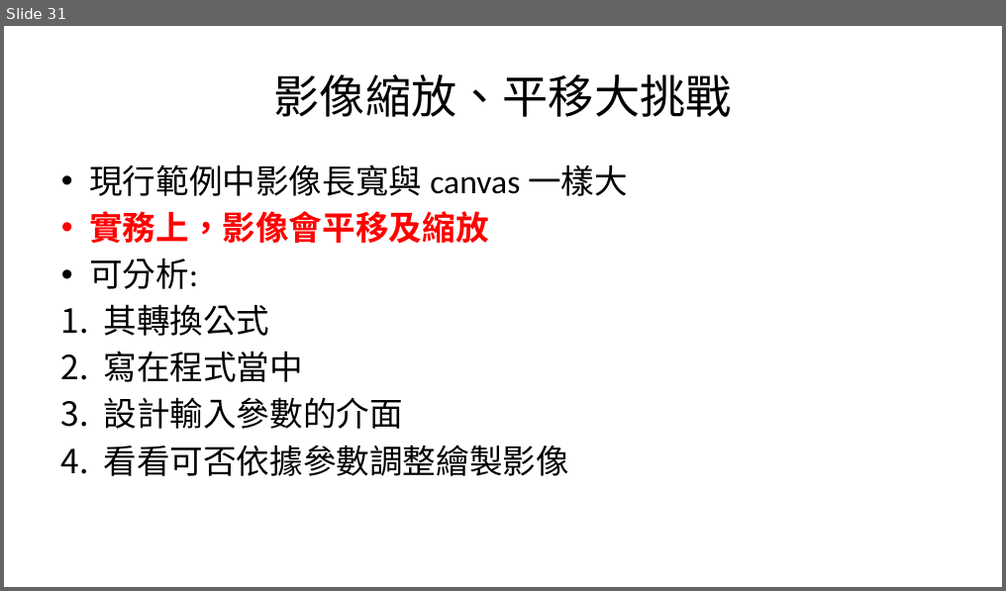
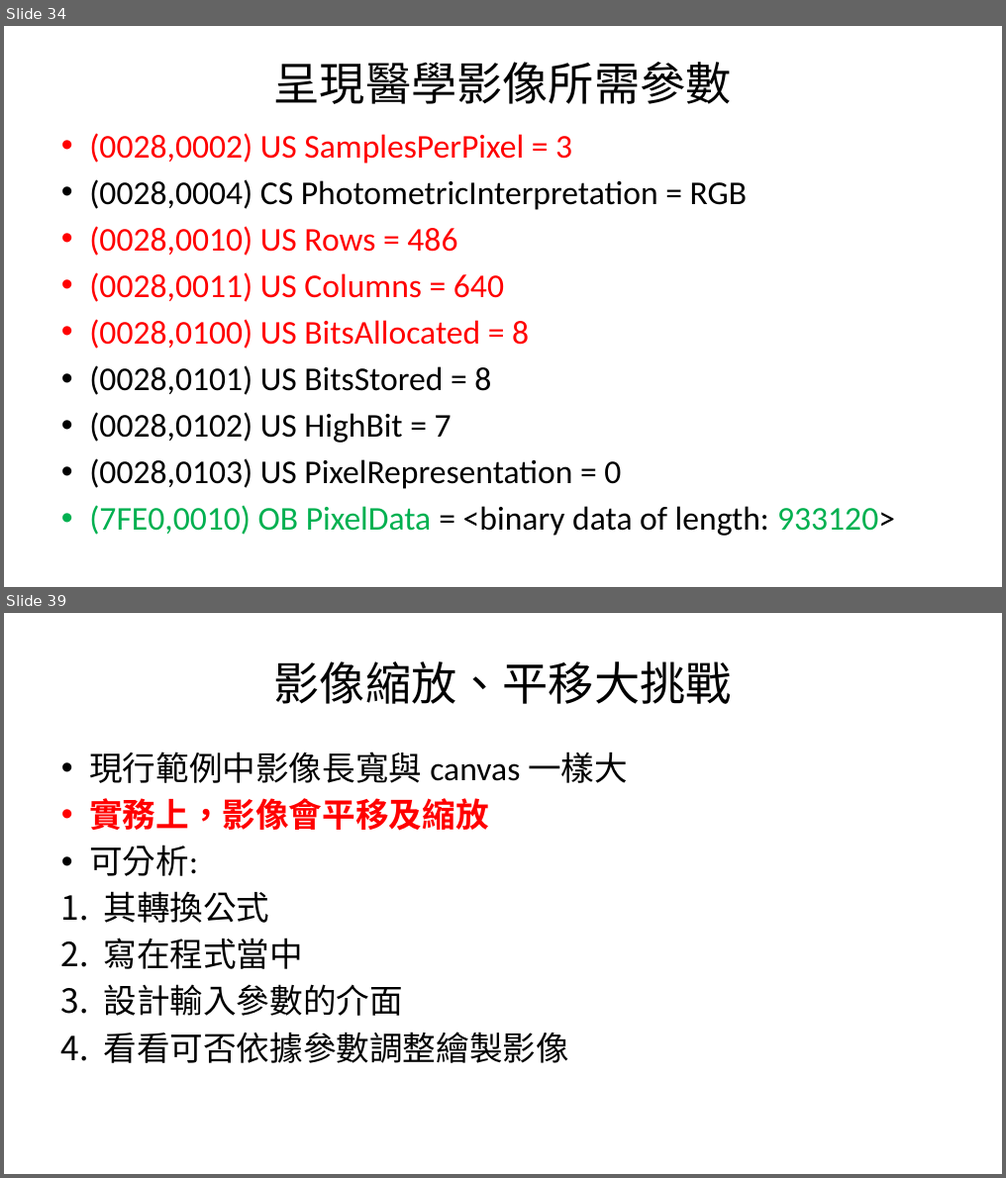
Before and after one commit to mos2718/drawDICOM, a slide deck: DrawDICOM1.pptx. Shown one above the other, each under a label of ours: slide 31 before the commit, slides 34 and 39 after it; the slides between them are not shown. The pictures are 1006x591 and 1006x1178 pixels, drawn with LibreOffice and Linux fonts; fonts in the diff are those of the drawing. Boxes give left, top, right and bottom in pixels: in the first picture for what was removed or moved away, otherwise in the second. Text is boxed around its words. In the diff, an @@ line names an element or a change of style, - is before the commit and + after.

```diff
--- a/DrawDICOM1.pptx
+++ b/DrawDICOM1.pptx
@@ slide 34 added at [4,26,1002,587], background #FFFFFF @@
@@ title added at [274,62,732,104], 44 pt, text #000000 @@
+呈現醫學影像所需參數
@@ text added at [89,133,895,536], 32 pt, text #000000 @@
+• (0028,0002) US SamplesPerPixel = 3
+• (0028,0004) CS PhotometricInterpretation = RGB
+• (0028,0010) US Rows = 486
+• (0028,0011) US Columns = 640
+• (0028,0100) US BitsAllocated = 8
+• (0028,0101) US BitsStored = 8
+• (0028,0102) US HighBit = 7
+• (0028,0103) US PixelRepresentation = 0
+• (7FE0,0010) OB PixelData = <binary data of length: 933120>
@@ what was slide 31 is now slide 39 @@
```
Also in this commit, not shown: 3 slides changed, 7 other slides added, 5 other files.
